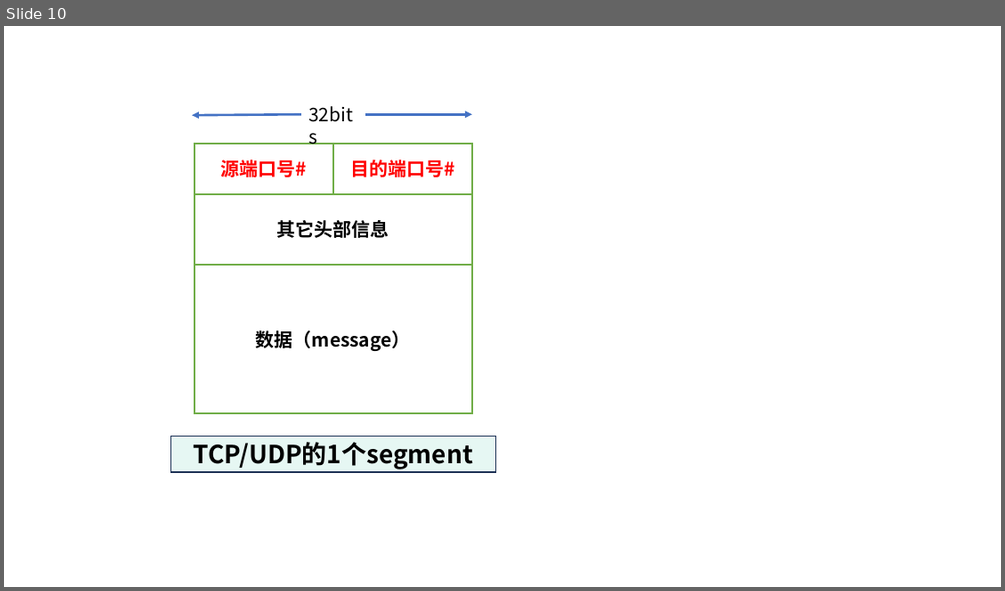
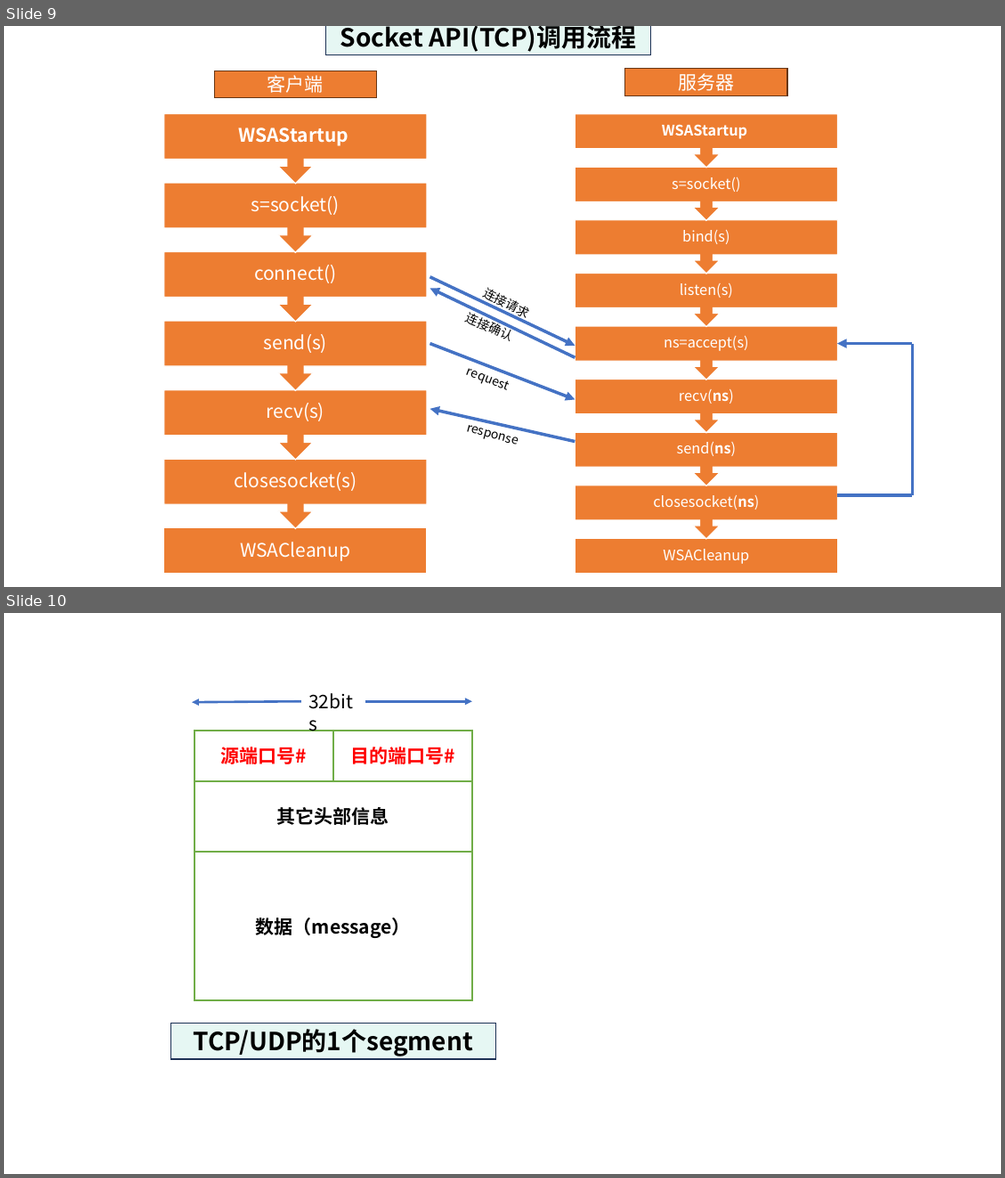
Before and after one commit to guofei9987/a, a slide deck: computer/network/计算机网络-素材.pptx. Shown one above the other, each under a label of ours: slide 10 before the commit, slides 9 and 10 after it. The pictures are 1005x591 and 1005x1178 pixels, drawn with LibreOffice and Linux fonts; fonts in the diff are those of the drawing. Boxes give left, top, right and bottom in pixels: in the first picture for what was removed or moved away, otherwise in the second. Text is boxed around its words. In the diff, an @@ line names an element or a change of style, - is before the commit and + after.

```diff
--- a/computer/network/计算机网络-素材.pptx
+++ b/computer/network/计算机网络-素材.pptx
@@ slide 9 added at (x1=4, y1=26, x2=1001, y2=587), background #FFFFFF @@
@@ group added at (x1=164, y1=26, x2=913, y2=573): 20 texts, 14 up arrow callouts, 5 rectangles, 5 arrows, 2 lines @@
+WSACleanup
+closesocket(s)
+recv(s)
+send(s)
+connect()
+s=socket()
+WSAStartup
+WSACleanup
+closesocket(ns)
+send(ns)
+recv(ns)
+ns=accept(s)
+listen(s)
+bind(s)
+s=socket()
+WSAStartup
+Socket API(TCP)调用流程
+客户端
+服务器
+连接请求
+连接确认
+request
+response
```
Also in this commit, not shown: 3 slides changed, 1 other file.
